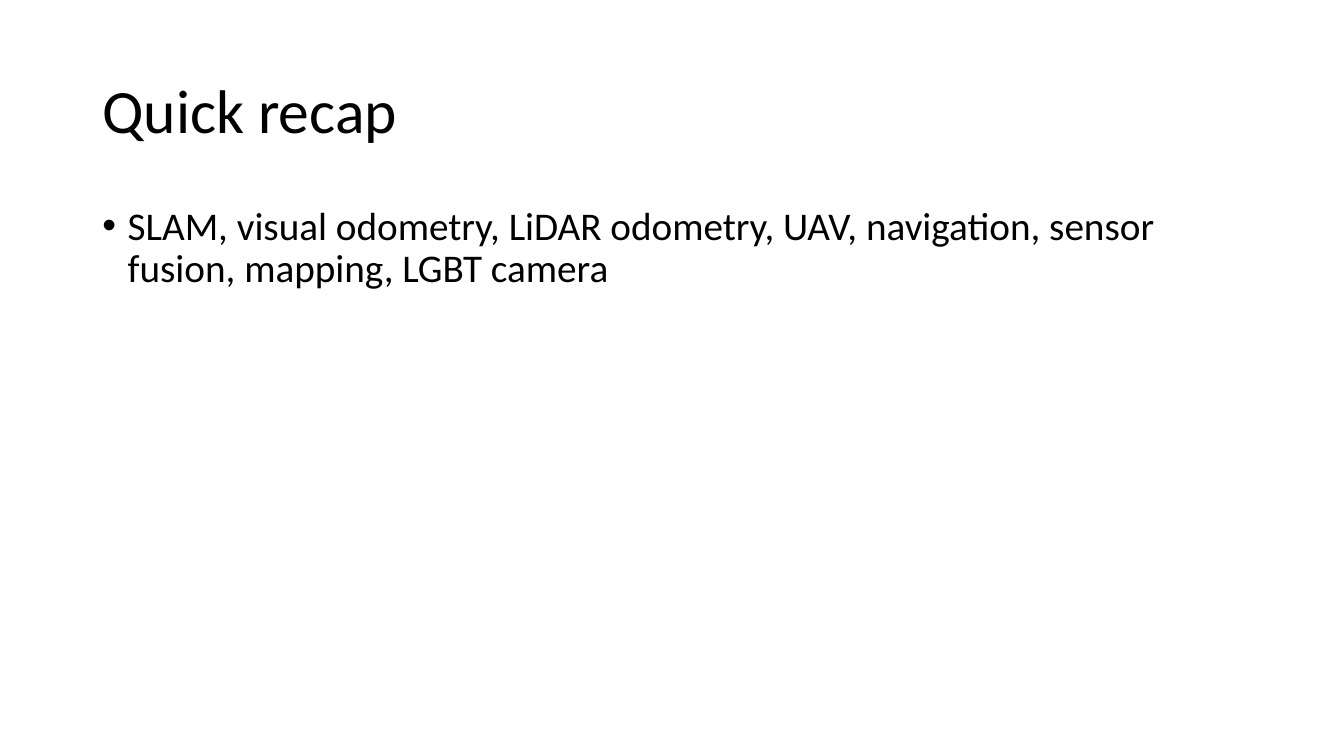
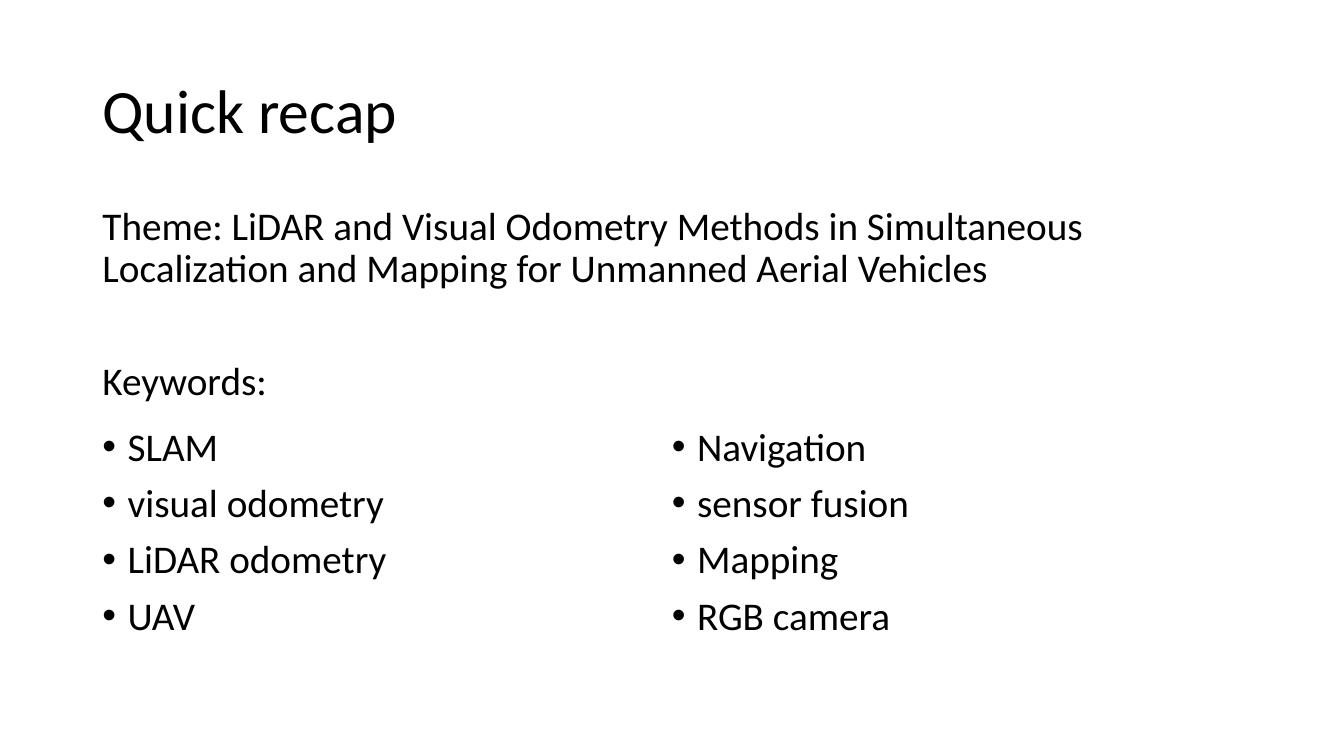
Before and after one commit to klpkw/S23-SLR, a slide deck: slide 2 of presentations/week 4/Week 4 - slr.pptx. Drawn at 1344x756 pixels with LibreOffice and Linux fonts; fonts in the diff are those of the drawing. Boxes give left, top, right and bottom in pixels: in the first picture for what was removed or moved away, otherwise in the second. Text is boxed around its words. In the diff, an @@ line names an element or a change of style, - is before the commit and + after.

```diff
--- a/presentations/week 4/Week 4 - slr.pptx
+++ b/presentations/week 4/Week 4 - slr.pptx
@@ text at [102, 212, 1083, 402]: text changed @@
-• SLAM, visual odometry, LiDAR odometry, UAV, navigation, sensor fusion, mapping, LGBT camera
+Theme: LiDAR and Visual Odometry Methods in Simultaneous Localization and Mapping for Unmanned Aerial Vehicles
+Keywords:
@@ text added at [128, 434, 909, 631], 28 pt, text #000000 @@
+• SLAM
+• visual odometry
+• LiDAR odometry
+• UAV
+• Navigation
+• sensor fusion
+• Mapping
+• RGB camera
```
Also in this commit, not shown: 4 other slides changed, 1 slide added.
